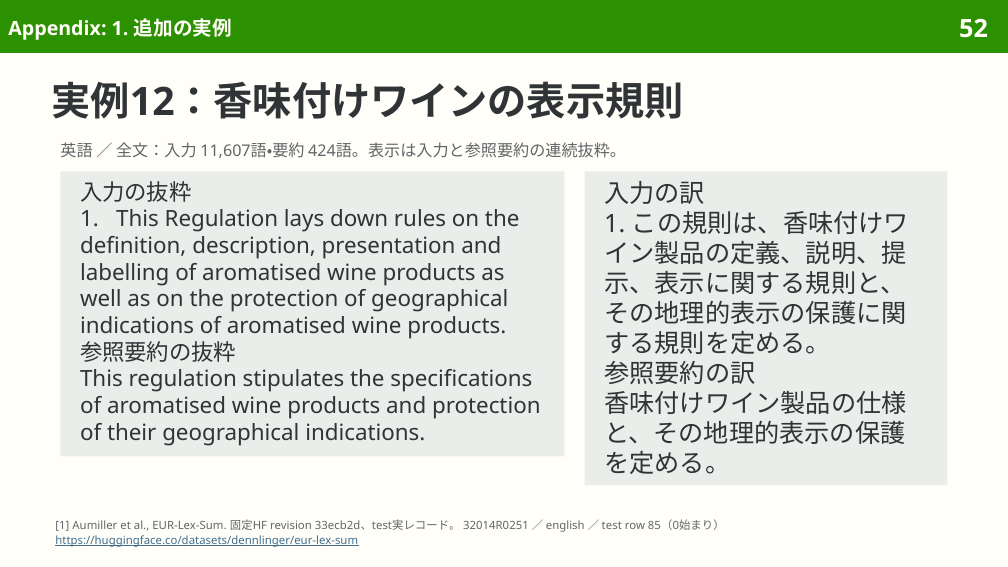
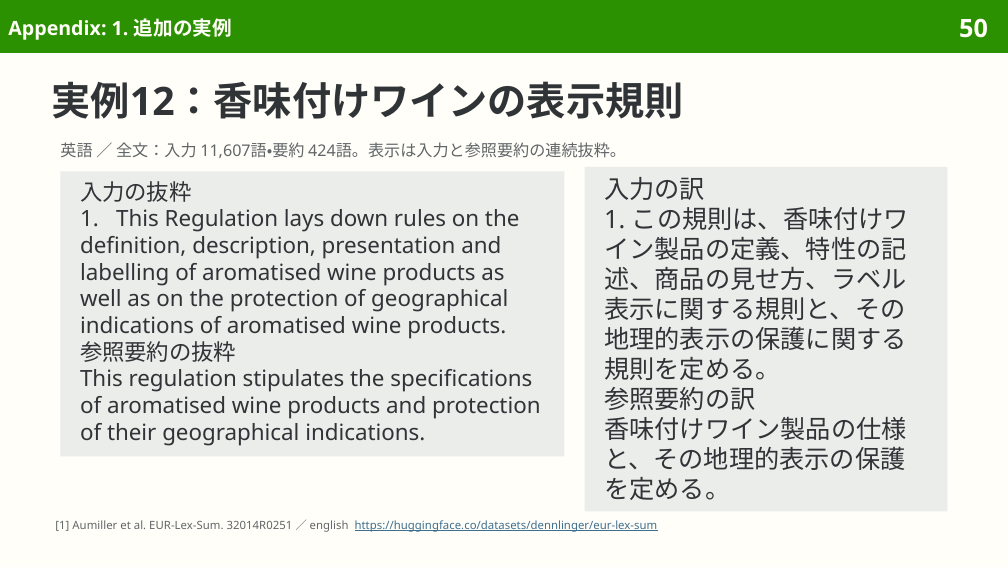
Before and after one commit to sasakiy84/datasets-in-10-minutes, a slide deck: slide 50 of slides/datasets-in-10-minutes-eurlexsum.pptx (slide 52 before the commit). Drawn at 1008x567 pixels with LibreOffice and Linux fonts; fonts in the diff are those of the drawing. Boxes give left, top, right and bottom in pixels: in the first picture for what was removed or moved away, otherwise in the second. Text is boxed around its words. In the diff, an @@ line names an element or a change of style, - is before the commit and + after.

```diff
--- a/slides/datasets-in-10-minutes-eurlexsum.pptx
+++ b/slides/datasets-in-10-minutes-eurlexsum.pptx
@@ page number at (x1=959, y1=18, x2=988, y2=38): text changed @@
-52
+50
@@ rectangle "入力の訳" resized from (x1=585, y1=171, x2=948, y2=485) to (x1=585, y1=167, x2=948, y2=512) @@
@@ text in rectangle at (x1=604, y1=207, x2=909, y2=380): text changed @@
-1. この規則は、香味付けワイン製品の定義、説明、提示、表示に関する規則と、その地理的表示の保護に関する規則を定める。
+1. この規則は、香味付けワイン製品の定義、特性の記述、商品の見せ方、ラベル表示に関する規則と、その地理的表示の保護に関する規則を定める。
@@ text at (x1=55, y1=520, x2=658, y2=532): text changed; text colour #626669 to #3F6F8F @@
-[1] Aumiller et al., EUR-Lex-Sum. 固定HF revision 33ecb2d、test実レコード。 32014R0251 ／ english ／ test row 85（0始まり）
-https://huggingface.co/datasets/dennlinger/eur-lex-sum
+[1] Aumiller et al. EUR-Lex-Sum. 32014R0251 ／ english https://huggingface.co/datasets/dennlinger/eur-lex-sum
```
Also in this commit, not shown: 44 other slides changed, 3 slides removed, 39 other files.
